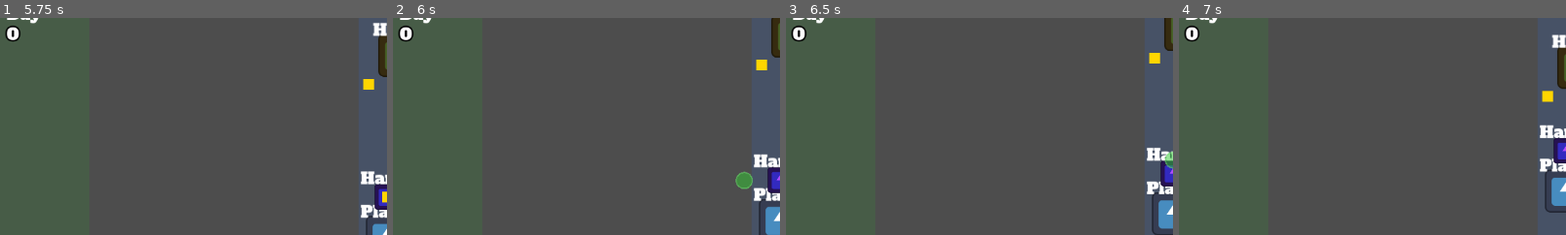
Above: before the commit, frames 1-4 (left to right).
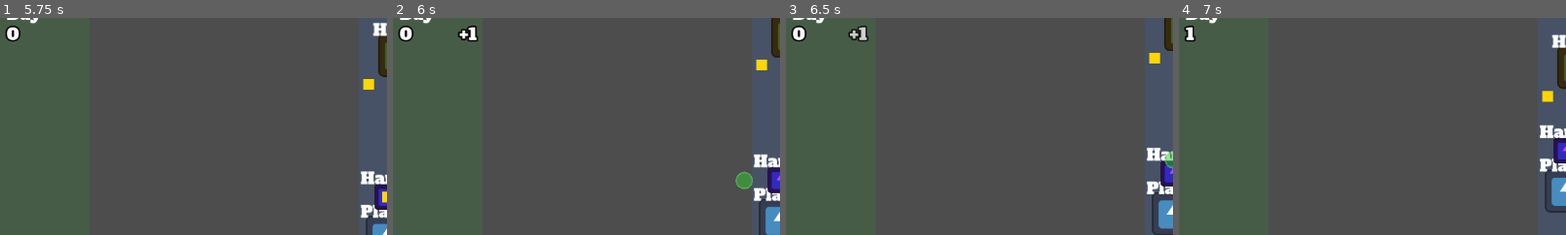
Above: after the commit, the same moments.

Repository: poga/dark-sea
Game: Godot game, scene res://scenes/game/main.tscn
Same seed, same stepped clock (60 frames per second), same inputs: the game is played once before the commit and once after it. The project has no main scene, so this scene is started directly. The engine's default icon, where the game draws it, is replaced by a stand-in: a white triangle on a blue panel in a dark square.
Inputs (mouse positions are % of the whole screen's width and height, from its top left):
- Up to frame 1 (5.75 s): tap Enter at 0.5 s; move the mouse to (72, 45) at 0.52 s; press the mouse at (72, 45) at 0.53 s; hold D (move_right) 0.53-1.25 s; release the mouse at (72, 45) at 1.25 s; drag from (30, 55) to (6, 50) at 1.27 s; move the mouse to (60, 28) at 2.02 s; hold D (move_right) 2.03-2.75 s; tap Alt at 2.1, 5.1 s; drag from (45, 70) to (53, 50) at 2.77 s; move the mouse to (80, 65) at 3.52 s; press the mouse at (80, 65) at 3.53 s; hold A (move_left) 3.53-4.25 s; release the mouse at (80, 65) at 4.25 s; drag from (20, 35) to (60, 50) at 4.27 s; move the mouse to (55, 50) at 5.02 s; hold S (move_down) from 5.03 s (still down); click (55, 50) at 5.17 s
- Up to frame 2 (6 s): release S (move_down) at 5.75 s; drag from (35, 25) to (50, 47) at 5.77 s
- Up to frame 3 (6.5 s): no input
- Up to frame 4 (7 s): move the mouse to (72, 45) at 6.52 s; press the mouse at (72, 45) at 6.53 s; hold W (move_up) from 6.53 s (still down)
The pictures show only the part of the screen within x 0-50%, y 5-55%; the shares and areas given below are measured in that part.

Frame 1 is identical in both runs. In frame 2, 0.3% of the frame differs, in the area x 16-23%, y 3-11%; in frame 3, 0.3%; in frame 4, 0.2%.

Commit message:
refactor(gold-label): use resource_changed signal instead of gold_changed
Co-Authored-By: Claude Opus 4.6 <noreply@anthropic.com>

Diff:
--- a/scenes/game/gold_label.gd
+++ b/scenes/game/gold_label.gd
@@ -3,9 +3,11 @@
 var _previous_gold: int = 0
 
 func _ready() -> void:
-	GameManager.gold_changed.connect(_on_gold_changed)
+	GameManager.resource_changed.connect(_on_resource_changed)
 
-func _on_gold_changed(new_amount: int) -> void:
+func _on_resource_changed(type: String, new_amount: int) -> void:
+	if type != "gold":
+		return
 	var delta: int = new_amount - _previous_gold
 	_previous_gold = new_amount
 	$NumberLabel.add(delta)
